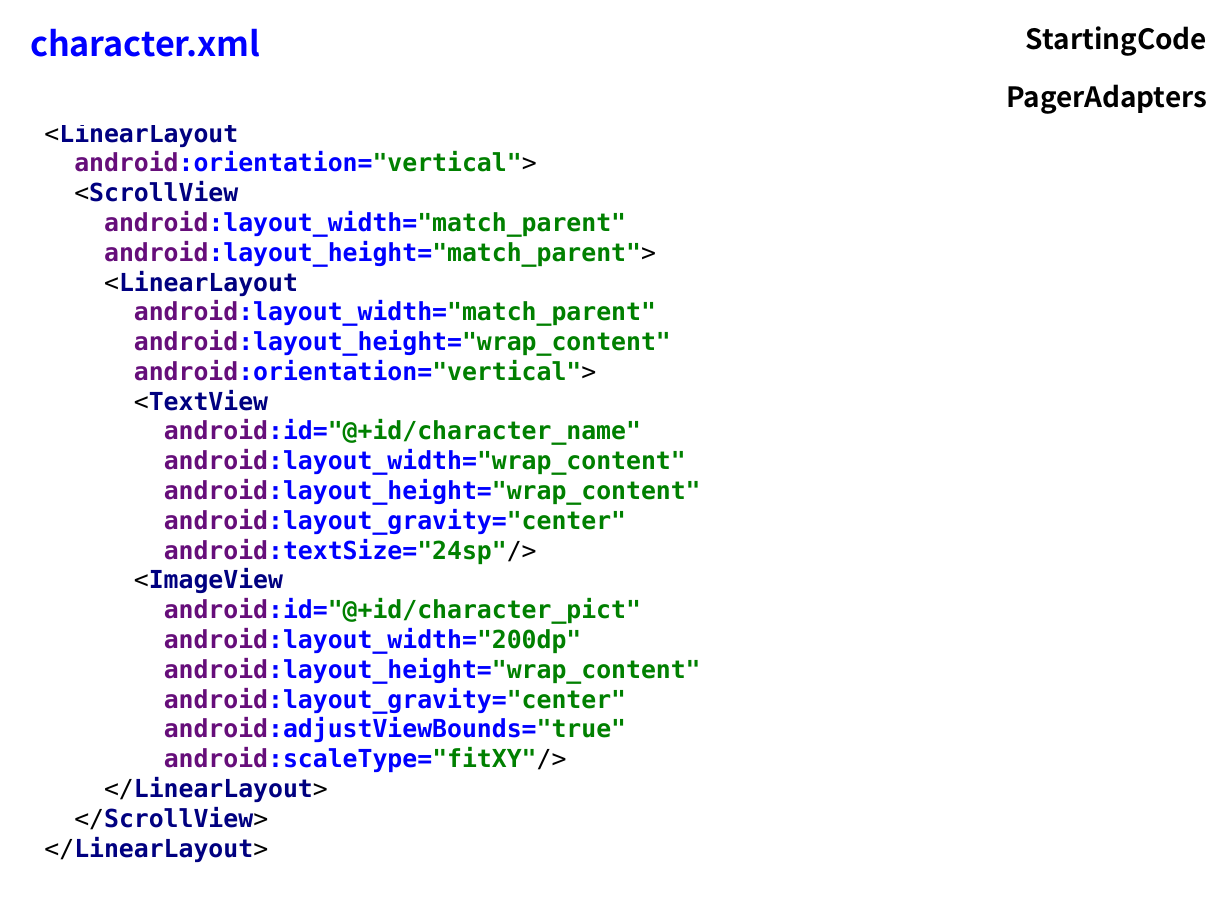
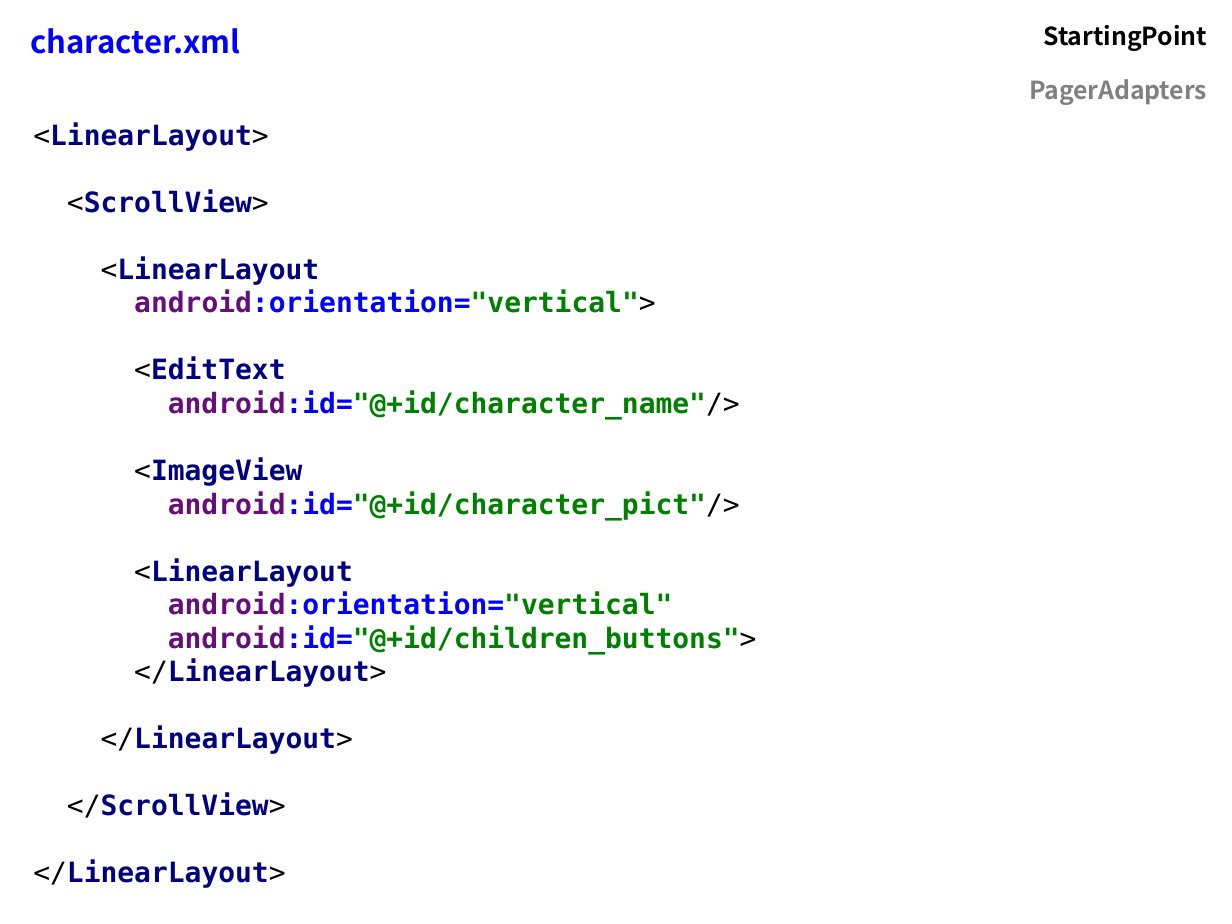
Before and after one commit to flocela/PagerAdaptersHandouts, a slide deck: slide 2 of PagerAdapterPresentation.odp (slide 3 before the commit). Drawn at 1232x924 pixels with LibreOffice and Linux fonts; fonts in the diff are those of the drawing. Boxes give left, top, right and bottom in pixels: in the first picture for what was removed or moved away, otherwise in the second. Text is boxed around its words. In the diff, an @@ line names an element or a change of style, - is before the commit and + after.

```diff
--- a/PagerAdapterPresentation.odp
+++ b/PagerAdapterPresentation.odp
@@ table at (19,11,1219,109) @@
-row 1, column 2: StartingCode
+row 1, column 2: StartingPoint
@@ size 22 to 20 pt in "character.xml" @@
@@ size 18 to 16 pt, text colour #000000 to #808080 in "PagerAdapters" @@
@@ text at (33,122,757,888): text changed; size 16 to 18 pt; text colour #0000FF to #000080 @@
-<LinearLayout
-android:orientation="vertical">
-<ScrollView
-android:layout_width="match_parent"
-android:layout_height="match_parent">
-<LinearLayout
-android:layout_width="match_parent"
-android:layout_height="wrap_content"
-android:orientation="vertical">
-<TextView
-android:id="@+id/character_name"
-android:layout_width="wrap_content"
-android:layout_height="wrap_content"
-android:layout_gravity="center"
-android:textSize="24sp"/>
-<ImageView
-android:id="@+id/character_pict"
-android:layout_width="200dp"
-android:layout_height="wrap_content"
-android:layout_gravity="center"
-android:adjustViewBounds="true"
-android:scaleType="fitXY"/>
-</LinearLayout>
-</ScrollView>
-</LinearLayout>
+<LinearLayout>
+<ScrollView>
+<LinearLayout
+android:orientation="vertical">
+<EditText
+android:id="@+id/character_name"/>
+<ImageView
+android:id="@+id/character_pict"/>
+<LinearLayout
+android:orientation="vertical"
+android:id="@+id/children_buttons">
+</LinearLayout>
+</LinearLayout>
+</ScrollView>
+</LinearLayout>
```
Also in this commit, not shown: 20 other slides changed, 13 slides added, 4 slides removed, 1 other file.
